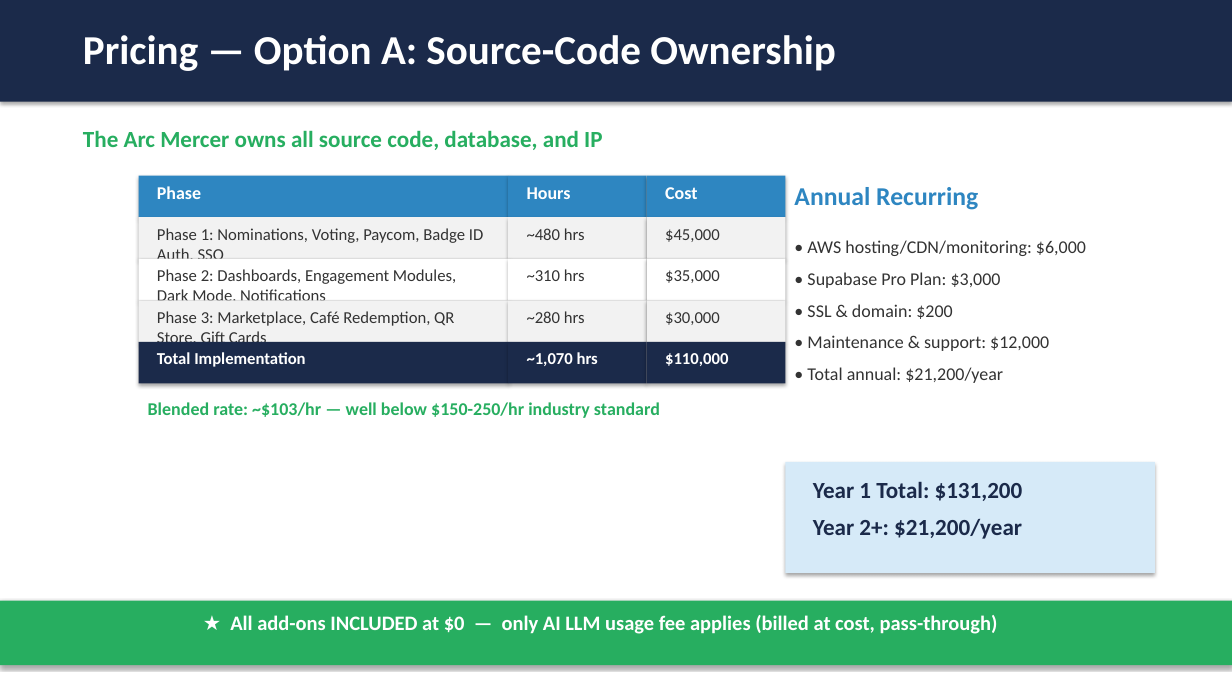
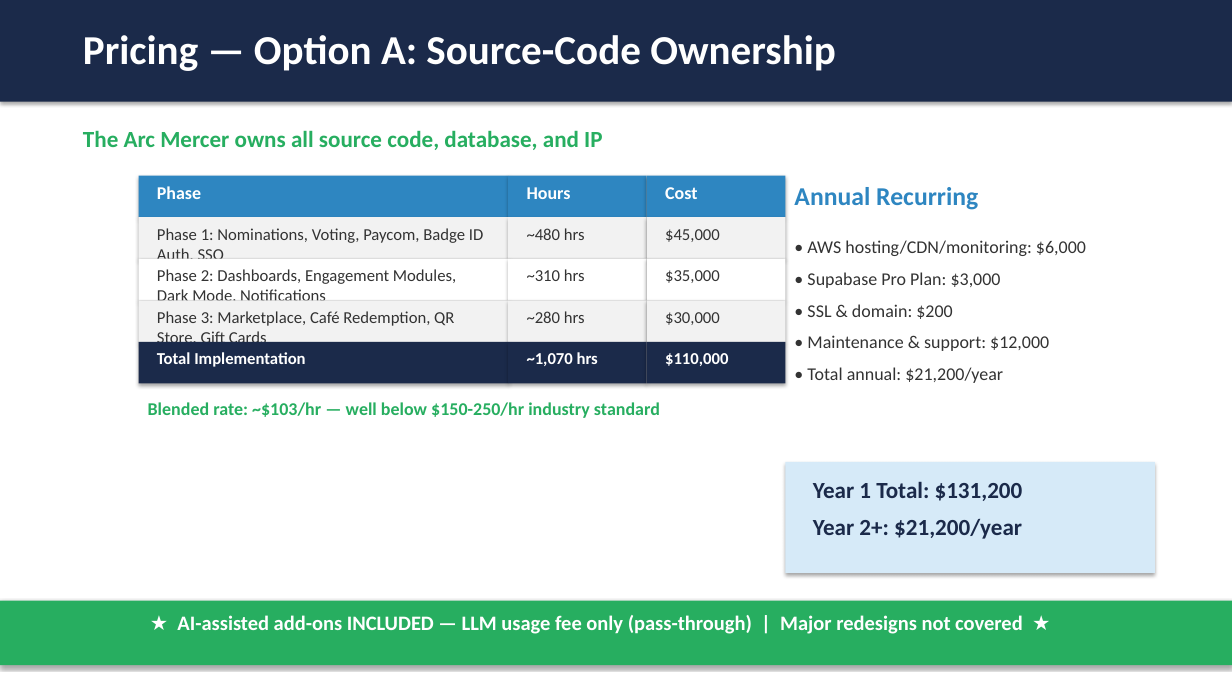
Before and after one commit to mingjyesheng-ioteye/sb_rewards, a slide deck: slide 15 of RFP/IoTeye - Arc Mercer Pitch.pptx. Drawn at 1232x693 pixels with LibreOffice and Linux fonts; fonts in the diff are those of the drawing. Boxes give left, top, right and bottom in pixels: in the first picture for what was removed or moved away, otherwise in the second. Text is boxed around its words. In the diff, an @@ line names an element or a change of style, - is before the commit and + after.

Commit message:
Align pitch deck add-on banners with proposal: AI-assisted only, major redesigns not covered

```diff
--- a/RFP/IoTeye - Arc Mercer Pitch.pptx
+++ b/RFP/IoTeye - Arc Mercer Pitch.pptx
@@ text at <box>177,615,1023,634</box>: text changed @@
-★ All add-ons INCLUDED at $0 — only AI LLM usage fee applies (billed at cost, pass-through)
+★ AI-assisted add-ons INCLUDED — LLM usage fee only (pass-through) | Major redesigns not covered ★
```
Also in this commit, not shown: 2 other slides changed, 1 other file.
